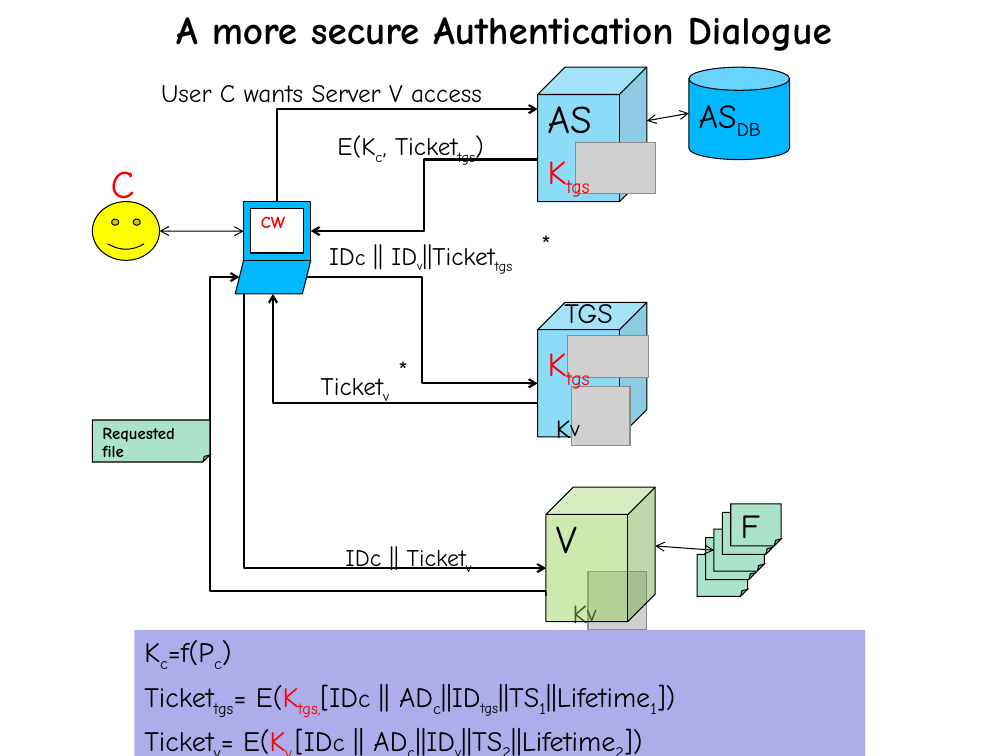
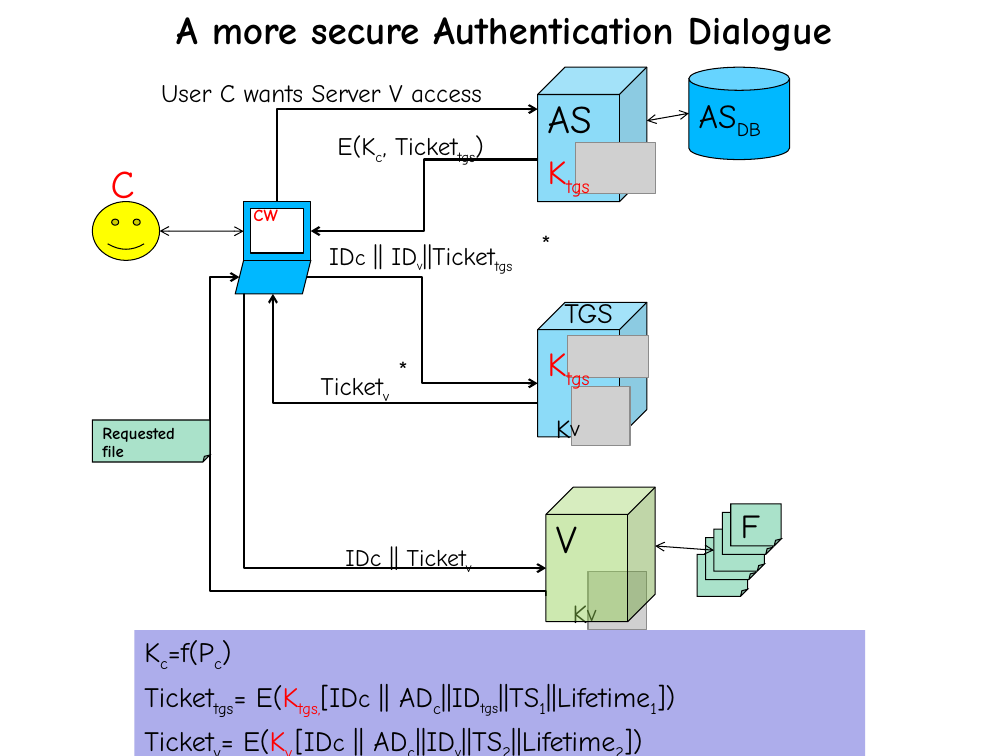
Before and after one commit to pavnkb/4-1, a slide deck: slide 44 of IS/Unit-3 part A 2017.ppt. Drawn at 1008x756 pixels with LibreOffice and Linux fonts; fonts in the diff are those of the drawing; grey boxes stand for pictures. Boxes give left, top, right and bottom in pixels: in the first picture for what was removed or moved away, otherwise in the second. Text is boxed around its words. In the diff, an @@ line names an element or a change of style, - is before the commit and + after.

```diff
--- a/IS/Unit-3 part A 2017.ppt
+++ b/IS/Unit-3 part A 2017.ppt
@@ freeform shape "CW" at (x1=244, y1=202, x2=311, y2=260): outline redrawn @@
```
Also in this commit, not shown: 4 other slides changed, 6 other files.
